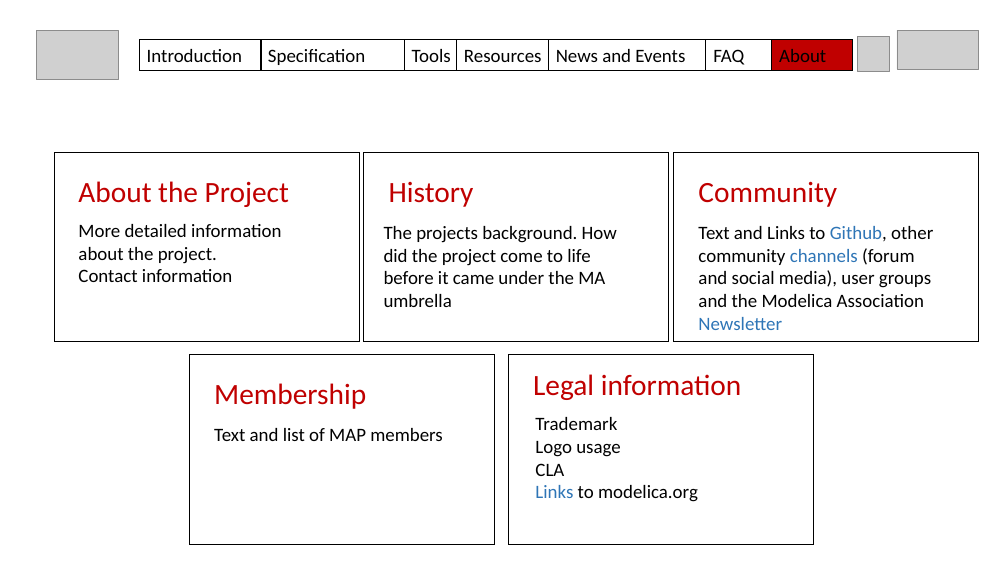
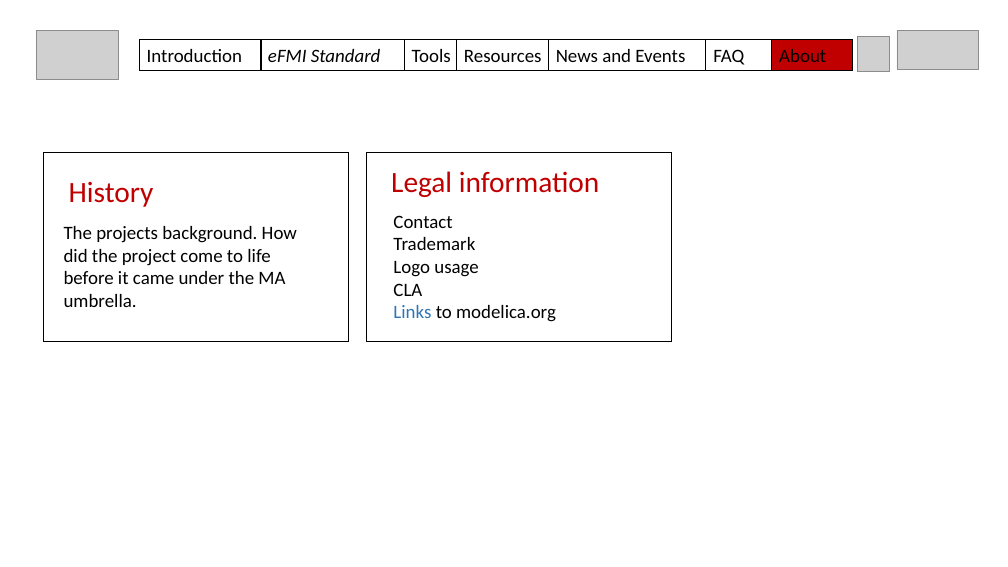
Before and after one commit to modelica/efmi-standard.org, a slide deck: slide 8 of documentation/2022-03-29_MAP-structure-draft.pptx (slide 9 before the commit). Drawn at 1008x567 pixels with LibreOffice and Linux fonts; fonts in the diff are those of the drawing; grey boxes stand for pictures. Boxes give left, top, right and bottom in pixels: in the first picture for what was removed or moved away, otherwise in the second. Text is boxed around its words. In the diff, an @@ line names an element or a change of style, - is before the commit and + after.

```diff
--- a/documentation/2022-03-29_MAP-structure-draft.pptx
+++ b/documentation/2022-03-29_MAP-structure-draft.pptx
@@ text in rectangle at (268,49,381,62): text changed; italic on @@
-Specification
+eFMI Standard
@@ rectangle: place and size @@
-rectangle at (364,152,668,341)
+rectangle at (44,152,349,341)
@@ rectangle removed at (54,153,359,342) @@
@@ text "History": place and size @@
-text "History" at (389,182,474,207)
+text "History" at (69,182,154,207)
@@ rectangle: place and size @@
-rectangle at (508,355,813,544)
+rectangle at (366,152,671,341)
@@ text "Legal information": place and size @@
-text "Legal information" at (533,374,742,400)
+text "Legal information" at (391,171,600,197)
@@ rectangle removed at (674,153,979,342) @@
@@ text removed at (78,181,289,207) @@
-About the Project
@@ text "Contact": place and size @@
-text "Contact" at (535,417,698,502)
+text "Contact" at (393,215,556,322)
@@ text removed at (698,181,837,207) @@
-Community
@@ text at (64,226,297,307): text changed @@
-The projects background. How did the project come to life before it came under the MA umbrella
+The projects background. How did the project come to life before it came under the MA umbrella.
@@ text removed at (78,224,281,282) @@
-More detailed information about the project.
-Contact information
@@ text at (393,215,452,228): paragraph added @@
+Contact
@@ text removed at (698,226,933,330) @@
-Text and Links to Github, other community channels (forum and social media), user groups and the Modelica Association Newsletter
@@ rectangle removed at (189,355,494,544) @@
@@ text removed at (214,383,366,409) @@
-Membership
@@ text removed at (214,428,443,441) @@
-Text and list of MAP members
```
Also in this commit, not shown: 6 other slides changed, 1 slide added, 2 slides removed, 14 other files.
